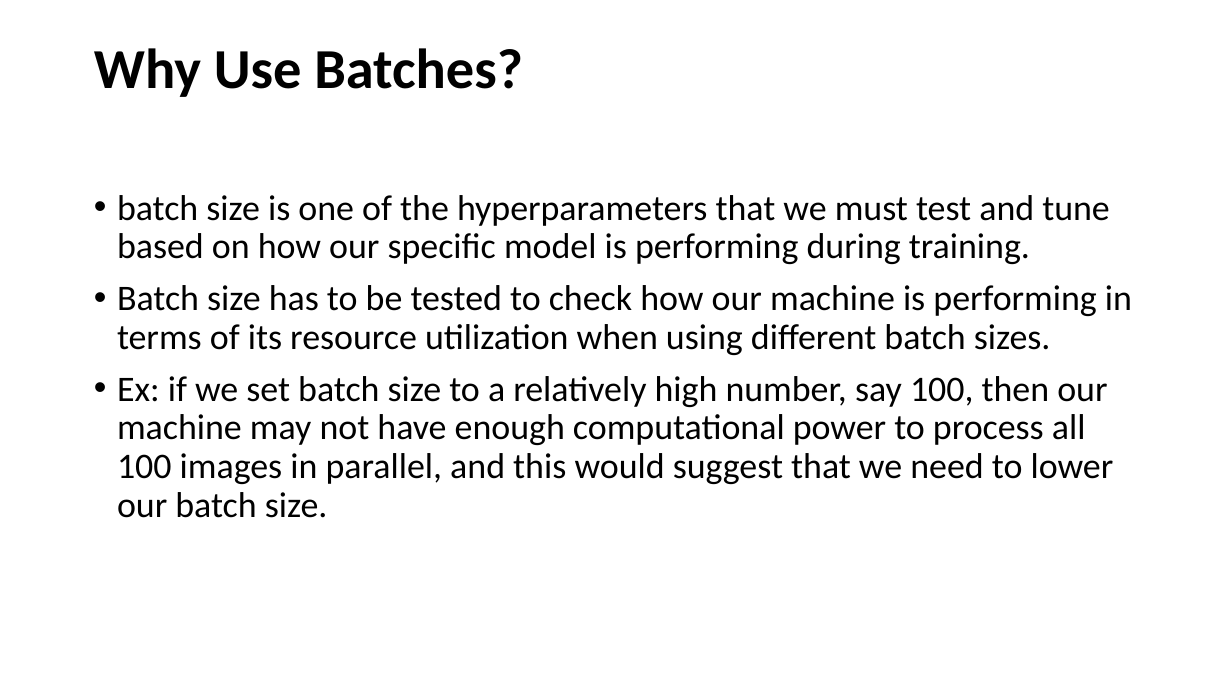
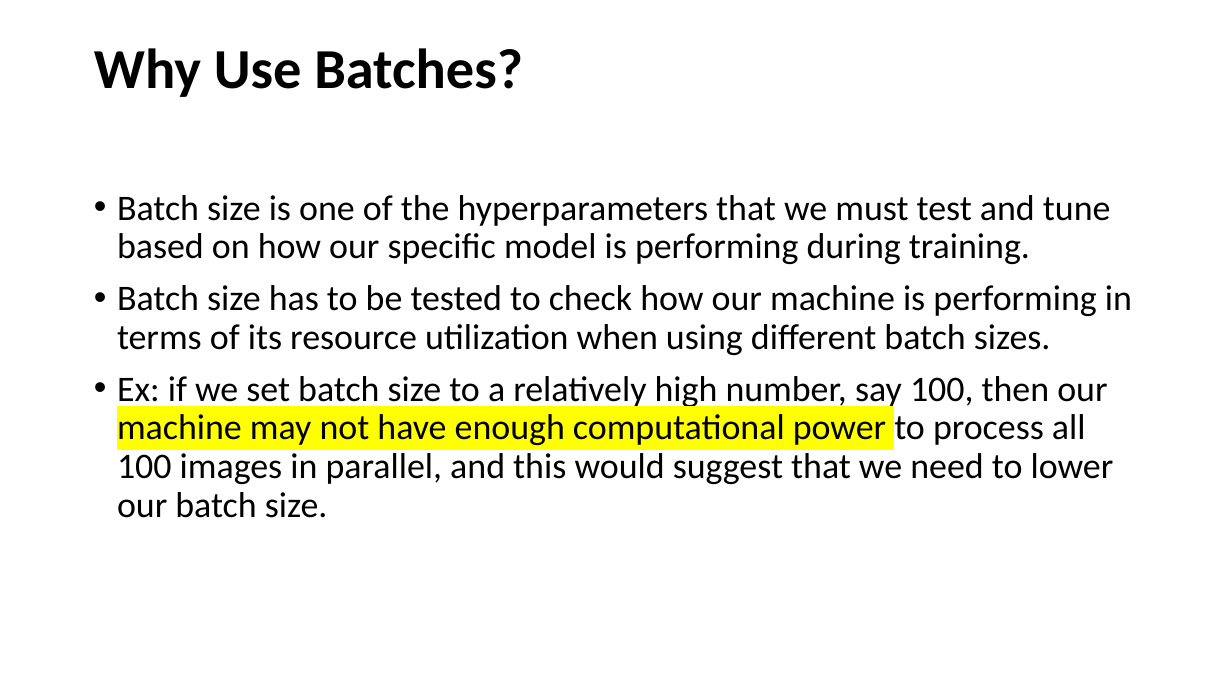
Before and after one commit to Ascii-Hermit/6thSem, a slide deck: slide 31 of DL/New/L7 Convolutional Neural Networks.pptx. Drawn at 1232x693 pixels with LibreOffice and Linux fonts; fonts in the diff are those of the drawing. Boxes give left, top, right and bottom in pixels: in the first picture for what was removed or moved away, otherwise in the second. Text is boxed around its words. In the diff, an @@ line names an element or a change of style, - is before the commit and + after.

```diff
--- a/DL/New/L7 Convolutional Neural Networks.pptx
+++ b/DL/New/L7 Convolutional Neural Networks.pptx
@@ text at (117,195,1111,264): text changed @@
-• batch size is one of the hyperparameters that we must test and tune based on how our specific model is performing during training.
+• Batch size is one of the hyperparameters that we must test and tune based on how our specific model is performing during training.
@@ text at (117,376,1114,518): highlight none to #FFFF00 in "machine may not have enough computational power" @@
```
Also in this commit, not shown: 23 other slides changed, 3 other files.
